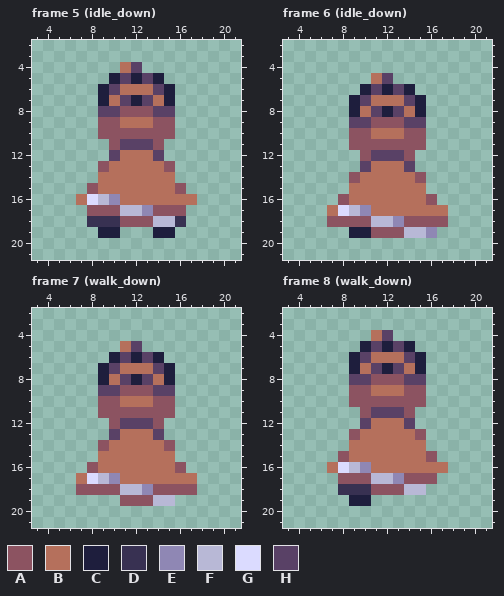
Pixel-art file -- assets/sprites/player.ase. Above is the file before it was changed.
24x24 pixels, 12 frames. Shown: frame 5 (idle_down): x 3..21, y 2..21; frame 6 (idle_down): x 3..21, y 2..21; frame 7 (walk_down): x 3..21, y 2..21; frame 8 (walk_down): x 3..21, y 2..21. The commit also changed other frames, which this record leaves out.
Palette (. is transparent): A #8c5361  B #b5705c  C #1e1e3d  D #383152  E #8f87b4  F #b8b8d6  G #dbdbff  H #594166
Pixels before, frame 5 (idle_down), first column x 7:
 4 ....BH.....
 5 ...CHCHC...
 6 ..CHBBBHC..
 7 ..CBHCHBC..
 8 ..HHAAAHH..
 9 ..AABBBAA..
10 ..AAAAAAA..
11 ...AHHHA...
12 ...HBBBH...
13 ..ABBBBBA..
14 ..BBBBBBB..
15 .ABBBBBBBA.
16 BGFEBBBBBBB
17 .AAAFFEAAA.
18 .DDDAAAFFD.
19 ..CC...CC..
Pixels before, frame 6 (idle_down), first column x 7:
 5 ....BH.....
 6 ...CHCHC...
 7 ..CHBBBHC..
 8 ..CBHCHBC..
 9 ..HHAAAHH..
10 ..AABBBAA..
11 ..AAAAAAA..
12 ...AHHHA...
13 ...HBBBH...
14 ..ABBBBBA..
15 ..BBBBBBB..
16 .ABBBBBBBA.
17 BGFEBBBBBBB
18 AAAAFFEAAAA
19 ..CCAAAFFE.
Pixels before, frame 7 (walk_down), first column x 7:
 5 ....BH.....
 6 ...CHCHC...
 7 ..CHBBBHC..
 8 ..CBHCHBC..
 9 ..HHAAAHH..
10 ..AABBBAA..
11 ..AAAAAAA..
12 ...AHHHA...
13 ...HBBBH...
14 ..ABBBBBA..
15 ..BBBBBBB..
16 .ABBBBBBBA.
17 BGFEBBBBBBB
18 AAAAFFEAAAA
19 ....AAAFF..
Pixels before, frame 8 (walk_down), first column x 7:
 4 ....BH.....
 5 ...CHCHC...
 6 ..CHBBBHC..
 7 ..CBHCHBC..
 8 ..HHAAAHH..
 9 ..AABBBAA..
10 ..AAAAAAA..
11 ...AHHHA...
12 ...HBBBH...
13 ..ABBBBBA..
14 ..BBBBBBB..
15 .ABBBBBBBA.
16 BGFEBBBBBBB
17 .AAAFFEAAA.
18 .DDDAAAFF..
19 ..CC.......
After the commit:
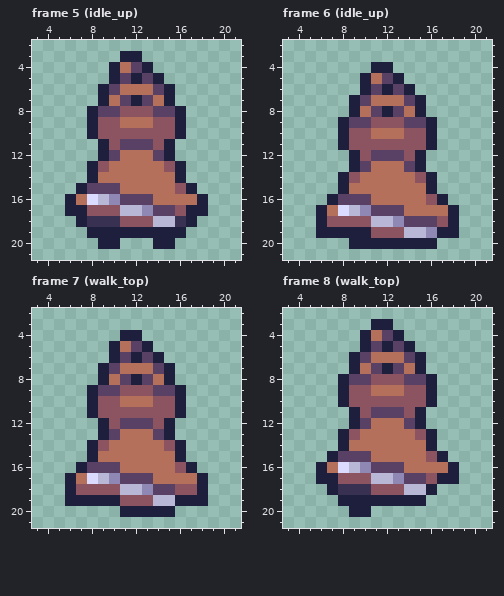
Changes in this commit:
Changed rows in their new state; - is an unchanged pixel.
Frame 5 (idle_up):
first column x 10:
 3 -CC-
 4 C--C
first column x 6:
 8 --C-------C--
 9 --C-------C--
10 --C-------C--
11 ---C-----C---
12 ---C-----C---
13 --C-------C--
14 --C-------C--
15 -CHHH------C-
16 C----HHH----C
17 CC------HH-CC
18 -C---------C-
19 --C--CCC--C--
20 ---CC---CC---
Frame 6 (idle_up):
first column x 10:
 4 -CC-
 5 C--C
first column x 6:
 9 --C-------C--
10 --C-------C--
11 --C-------C--
12 ---C-----C---
13 ---C-----C---
14 --C-------C--
15 --C-------C--
16 -CHHH------C-
17 C----HHH----C
18 C-------HHH-C
19 CCC--------CC
20 ---CCCCCCCC--
Frame 7 (walk_top):
first column x 10:
 4 -CC-
 5 C--C
first column x 6:
 9 --C-------C--
10 --C-------C--
11 --C-------C--
12 ---C-----C---
13 ---C-----C---
14 --C-------C--
15 --C-------C--
16 -CHHH------C-
17 C----HHH----C
18 C-------HH--C
19 CCCCC-----CCC
20 -----CCCCC---
Frame 8 (walk_top):
first column x 10:
 3 -CC-
 4 C--C
first column x 6:
 8 --C-------C--
 9 --C-------C--
10 --C-------C--
11 ---C-----C---
12 ---C-----C---
13 --C-------C--
14 --C-------C--
15 -CHHH------C-
16 C----HHH----C
17 CC------HH-CC
18 -C--------C--
19 --C--CCCCC---
20 ---CC--------
Boxes around the changes in both pictures, in picture pixels (x1, y1, x2, y2):
added: (109, 51, 153, 73)
changed: (65, 106, 208, 249)
changed: (316, 62, 459, 249)
changed: (65, 330, 208, 517)
added: (360, 319, 404, 341)
changed: (316, 374, 459, 517)
